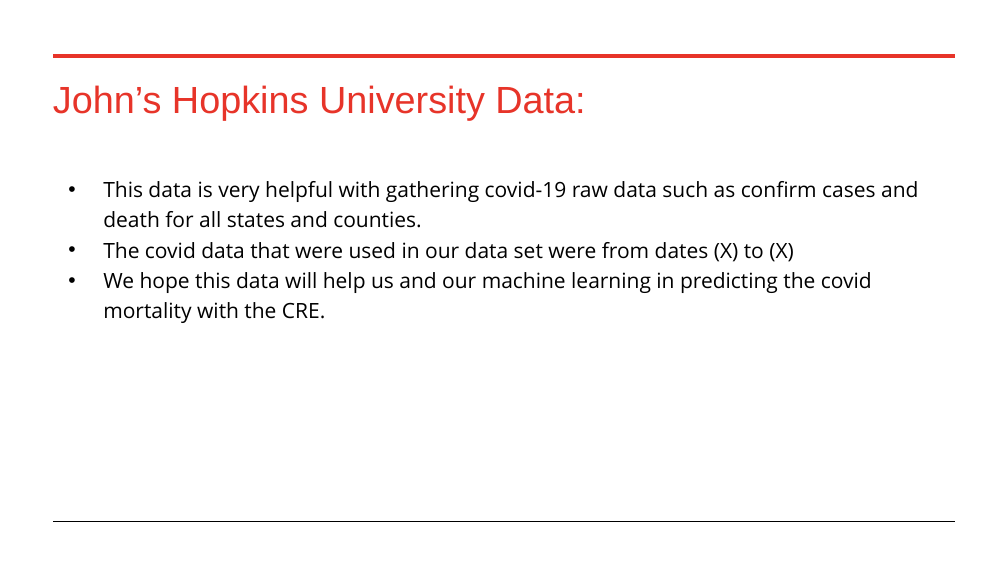
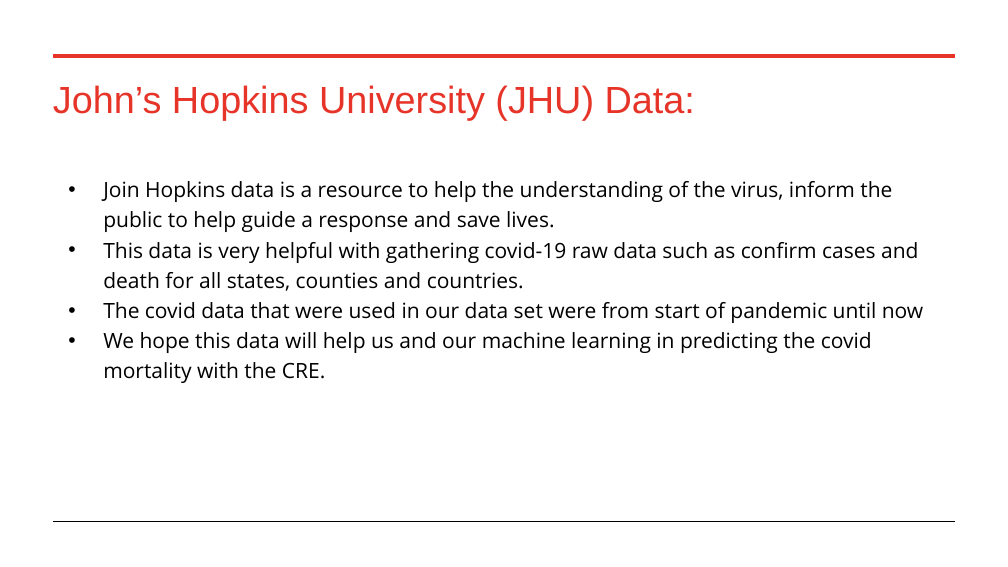
Before and after one commit to raksnotes/Final-Capstone-, a slide deck: slide 5 of FinalCapstonePP.pptx (slide 4 before the commit). Drawn at 1008x567 pixels with LibreOffice and Linux fonts; fonts in the diff are those of the drawing. Boxes give left, top, right and bottom in pixels: in the first picture for what was removed or moved away, otherwise in the second. Text is boxed around its words. In the diff, an @@ line names an element or a change of style, - is before the commit and + after.

```diff
--- a/FinalCapstonePP.pptx
+++ b/FinalCapstonePP.pptx
@@ title at (x1=53, y1=85, x2=695, y2=120): text changed @@
-John’s Hopkins University Data:
+John’s Hopkins University (JHU) Data:
@@ text at (x1=103, y1=181, x2=923, y2=323): text changed @@
-• This data is very helpful with gathering covid-19 raw data such as confirm cases and death for all states and counties.
-• The covid data that were used in our data set were from dates (X) to (X)
+• Join Hopkins data is a resource to help the understanding of the virus, inform the public to help guide a response and save lives.
+• This data is very helpful with gathering covid-19 raw data such as confirm cases and death for all states, counties and countries.
+• The covid data that were used in our data set were from start of pandemic until now
```
Also in this commit, not shown: 7 other slides changed, 5 slides added, 2 slides removed, 9 other files.
